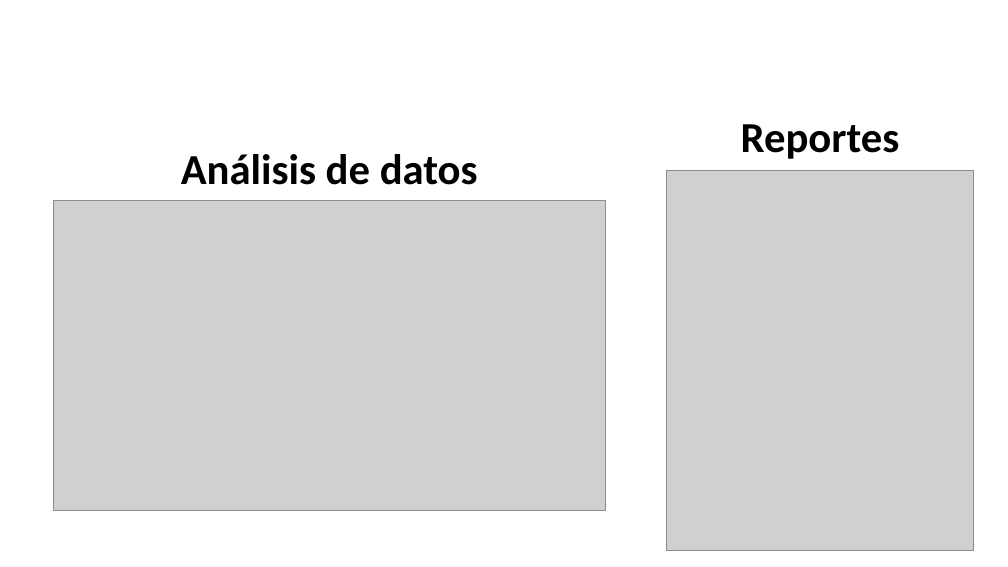
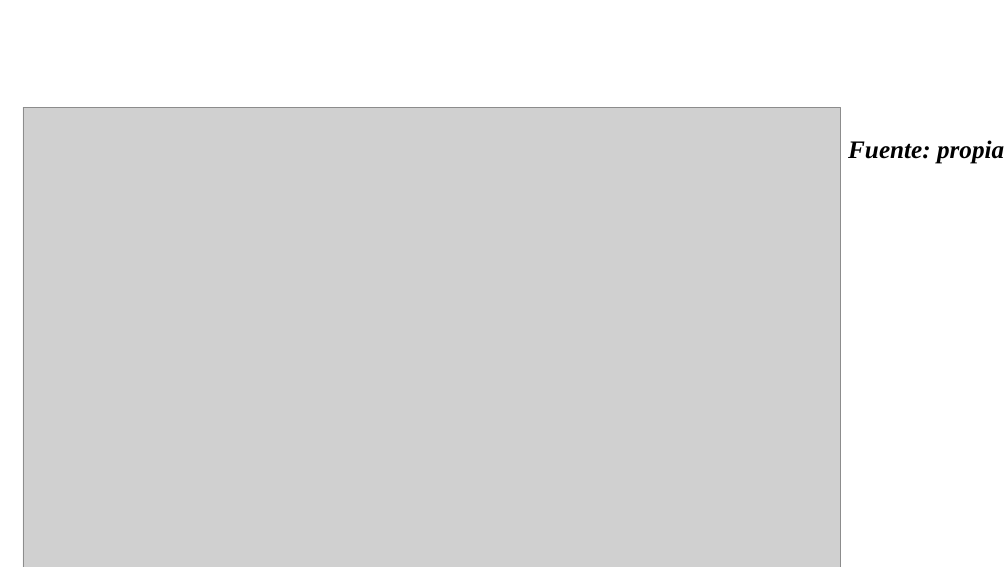
Before and after one commit to BrayanNovoa/uniminuto, a slide deck: slide 22 of expo/expo.pptx (slide 20 before the commit). Drawn at 1008x567 pixels with LibreOffice and Linux fonts; fonts in the diff are those of the drawing; grey boxes stand for pictures; background and template pictures are left out. Boxes give left, top, right and bottom in pixels: in the first picture for what was removed or moved away, otherwise in the second. Text is boxed around its words. In the diff, an @@ line names an element or a change of style, - is before the commit and + after.

```diff
--- a/expo/expo.pptx
+++ b/expo/expo.pptx
@@ picture: place and size @@
-picture at [54,200,606,510]
+picture at [23,107,841,567]
@@ text removed at [741,124,900,159] @@
-Reportes
@@ text added at [848,140,1004,164], 24 pt, text #000000, bold, italic @@
+Fuente: propia
@@ text removed at [181,154,478,185] @@
-Análisis de datos
@@ picture removed at [666,170,973,551] @@
```
Also in this commit, not shown: 19 other slides changed, 7 slides added, 4 slides removed, 1 other file.
